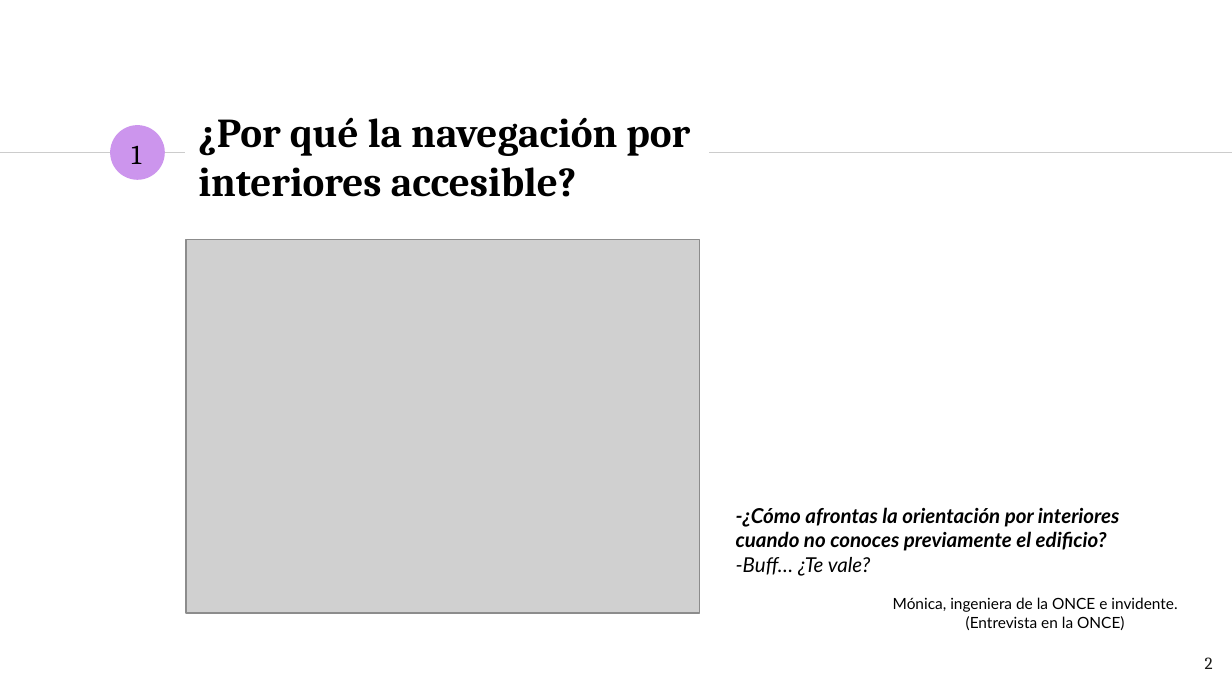
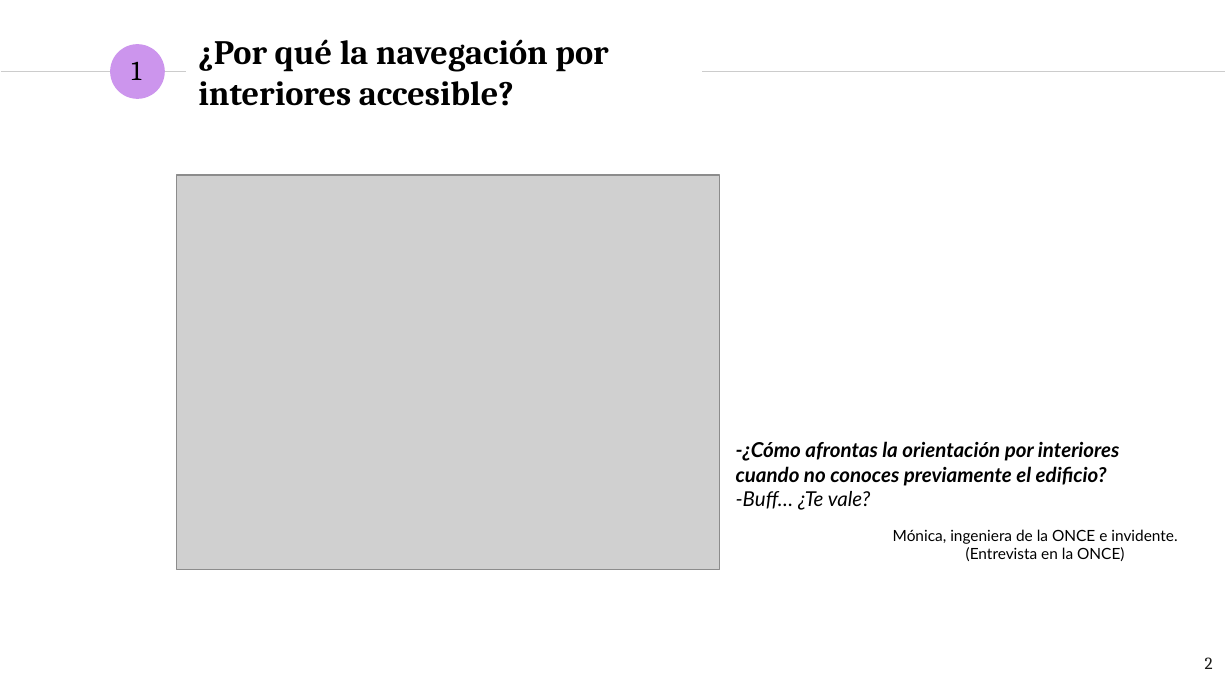
Before and after one commit to NILGroup/TFG-1920-DiscapacidadVisual, a slide deck: slide 2 of Defensa/presentaciónFinal_v2.pptx. Drawn at 1232x693 pixels with LibreOffice and Linux fonts; fonts in the diff are those of the drawing; grey boxes stand for pictures. Boxes give left, top, right and bottom in pixels: in the first picture for what was removed or moved away, otherwise in the second. Text is boxed around its words. In the diff, an @@ line names an element or a change of style, - is before the commit and + after.

```diff
--- a/Defensa/presentaciónFinal_v2.pptx
+++ b/Defensa/presentaciónFinal_v2.pptx
@@ text "1": place and size @@
-text "1" at box(131, 146, 141, 164)
+text "1" at box(131, 62, 141, 80)
@@ ellipse: place and size @@
-ellipse at box(110, 126, 164, 180)
+ellipse at box(110, 44, 164, 99)
@@ title "¿Por qué la navegación por ...": place and size @@
-title "¿Por qué la navegación por ..." at box(198, 117, 690, 197)
+title "¿Por qué la navegación por ..." at box(198, 39, 608, 106)
@@ title "¿Por qué la navegación por ..." at box(198, 39, 608, 106): size 24 to 20 pt @@
@@ line moved from (0, 153) - (185, 153) to (1, 71) - (186, 71) @@
@@ line moved from (710, 153) - (1232, 153) to (702, 71) - (1225, 71) @@
@@ picture: place and size @@
-picture at box(186, 240, 700, 614)
+picture at box(176, 175, 719, 569)
@@ text "-¿Cómo afrontas la orientación por ...": place and size @@
-text "-¿Cómo afrontas la orientación por ..." at box(736, 507, 1120, 576)
+text "-¿Cómo afrontas la orientación por ..." at box(736, 441, 1120, 510)
@@ text "Mónica, ingeniera de la ONCE ...": place and size @@
-text "Mónica, ingeniera de la ONCE ..." at box(893, 597, 1177, 630)
+text "Mónica, ingeniera de la ONCE ..." at box(893, 529, 1177, 561)
```
Also in this commit, not shown: 9 other slides changed.
